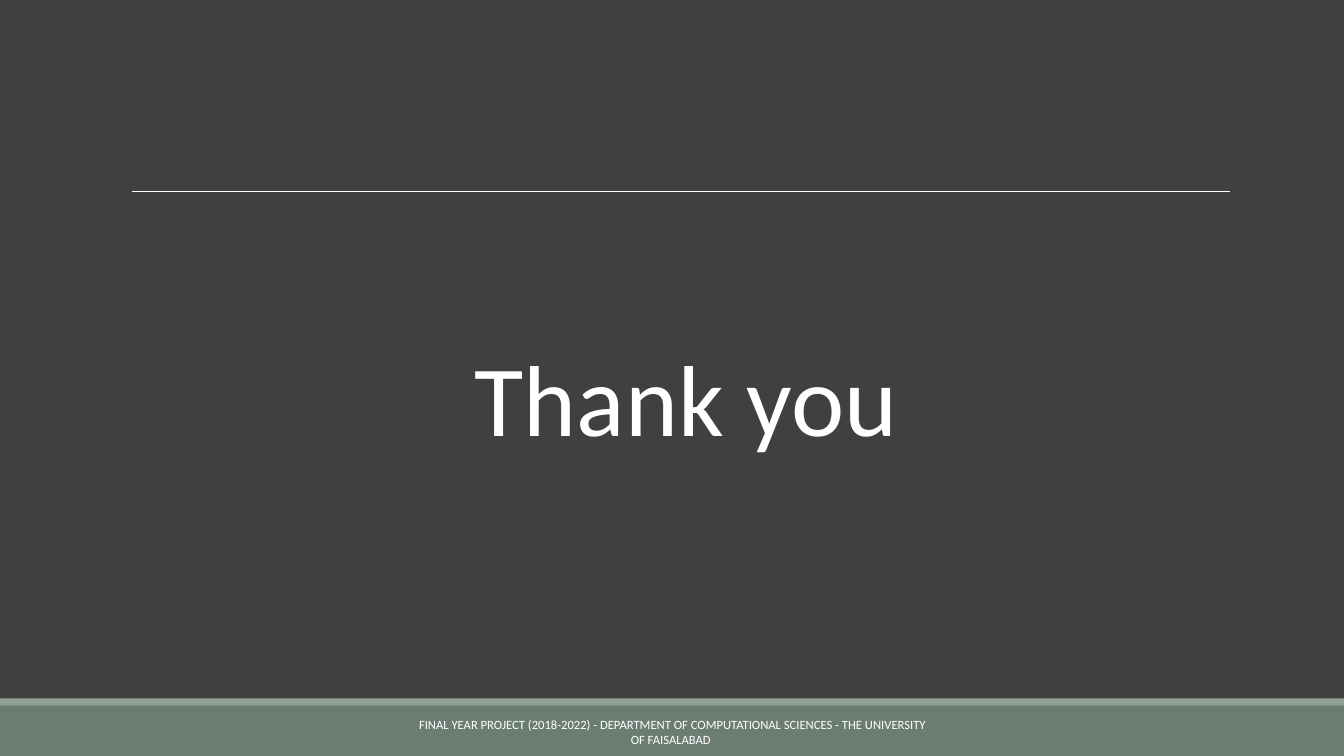
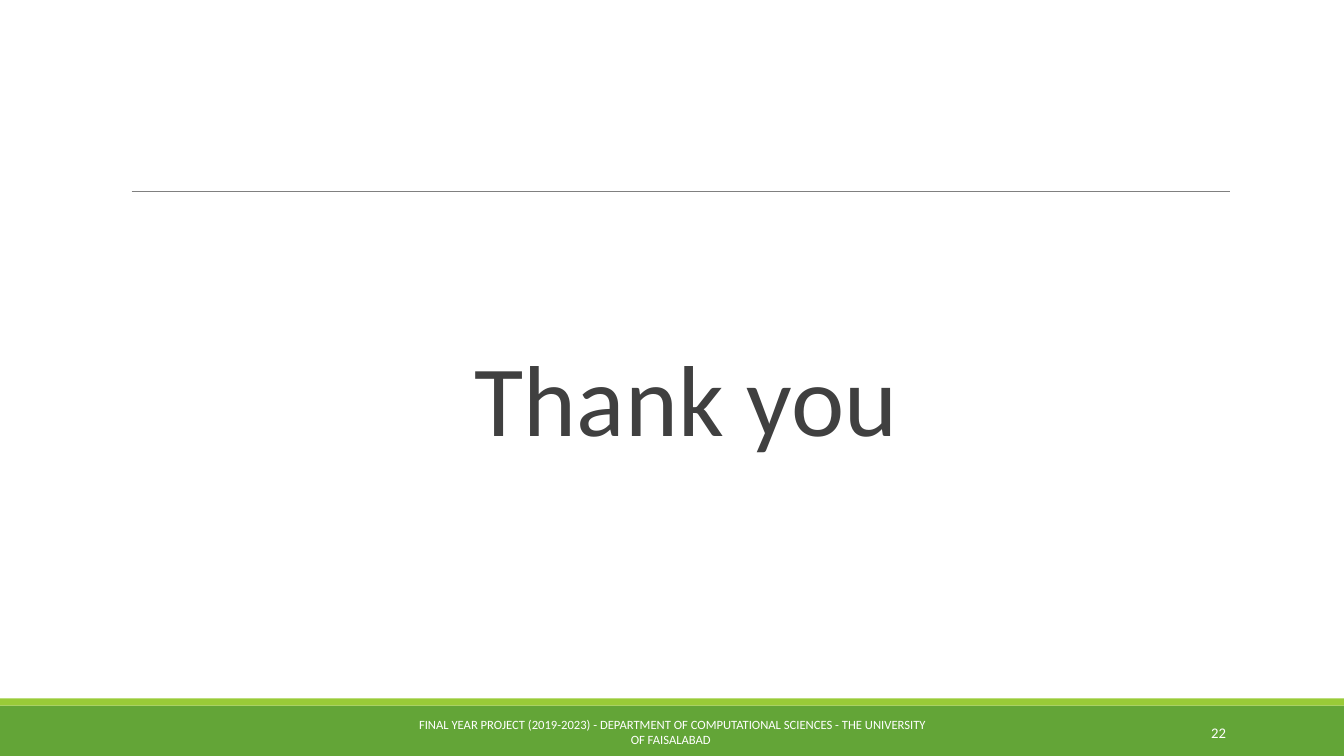
Before and after one commit to Abdurrehman050/easp, a slide deck: slide 22 of documentation/EASP Presentation.pptx (slide 17 before the commit). Drawn at 1344x756 pixels with LibreOffice and Linux fonts; fonts in the diff are those of the drawing. Boxes give left, top, right and bottom in pixels: in the first picture for what was removed or moved away, otherwise in the second. Text is boxed around its words. In the diff, an @@ line names an element or a change of style, - is before the commit and + after.

```diff
--- a/documentation/EASP Presentation.pptx
+++ b/documentation/EASP Presentation.pptx
@@ background #404040 to #FFFFFF @@
@@ text "Thank you" at (x1=475, y1=366, x2=897, y2=453): text colour #FFFFFF to #404040; bullet colour #B5AE53 to #99CB38 @@
@@ line (132, 192) - (1231, 192): stroke #FFFFFF 0.5 pt to #808080 0.5 pt @@
@@ rectangle at (x1=0, y1=706, x2=1344, y2=756): fill #6B7D72 to #63A537 @@
@@ rectangle at (x1=0, y1=699, x2=1344, y2=706): fill #93A299 to #99CB38 @@
@@ text at (x1=419, y1=720, x2=926, y2=744): text changed @@
-FINAL YEAR PROJECT (2018-2022) - DEPARTMENT OF COMPUTATIONAL SCIENCES - THE UNIVERSITY OF FAISALABAD
+FINAL YEAR PROJECT (2019-2023) - DEPARTMENT OF COMPUTATIONAL SCIENCES - THE UNIVERSITY OF FAISALABAD
@@ page number added at (x1=1211, y1=728, x2=1226, y2=738), 10.5 pt, text #FFFFFF @@
+22
```
Also in this commit, not shown: 16 other slides changed, 6 slides added, 1 other file.
